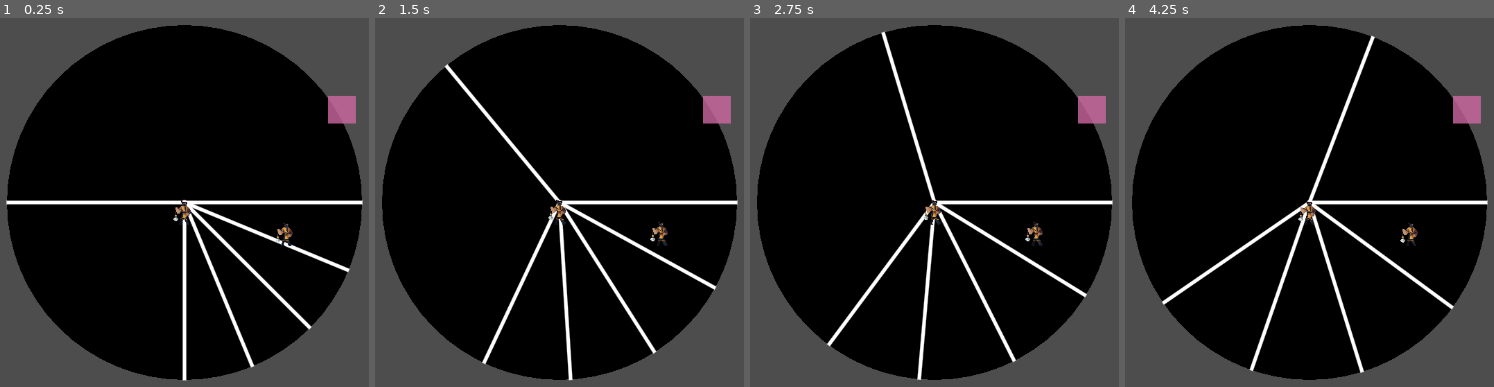
Above: before the commit, frames 1-4 (left to right).
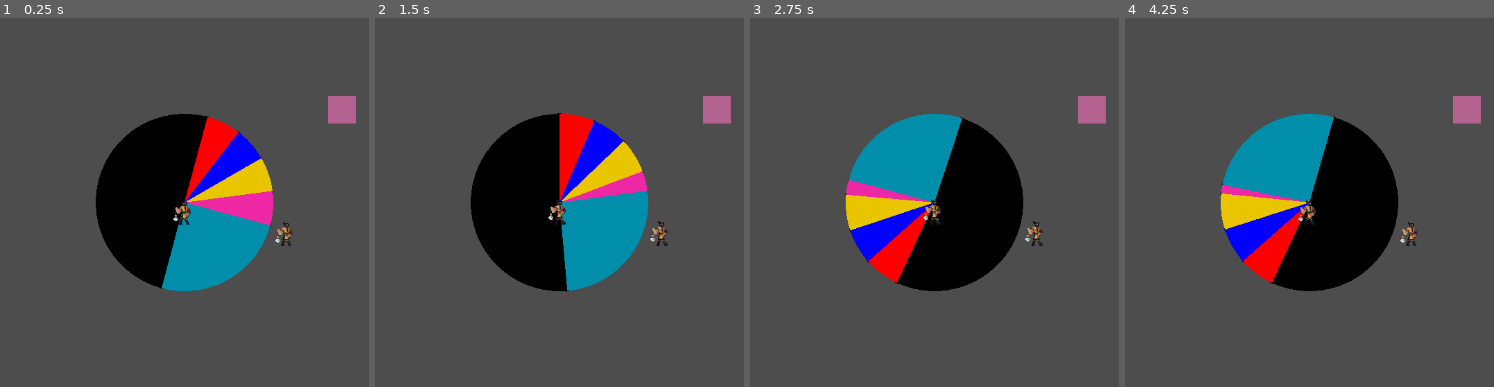
Above: after the commit, the same moments.

Repository: damon3169/WheelsWill
Game: Godot game, scene res://Scenes/MainScene.tscn
The game is run twice, just before and just after one commit, with the same random seed, the same clock (stepped at 60 frames per second) and the same inputs. This scene is started directly instead of the project's main scene.
Inputs:
- Up to frame 1 (0.25 s): no input
- Up to frame 2 (1.5 s): hold A (addTest) 0.53-1.28 s; tap A (addTest) at 1.35 s
- Up to frame 3 (2.75 s): hold A (addTest) from 2.03 s (still down)
- Up to frame 4 (4.25 s): tap Enter at 2.75 s; release A (addTest) at 2.78 s; tap A (addTest) at 2.85 s; hold A (addTest) from 3.53 s (still down)

The runs differ from the first frame. In frame 1, 63% of the frame differs, in the area x 1-99%, y 1-99%; in frame 2, 64%; in frame 3, 64%; in frame 4, 64%.
Error after the commit: Out of bounds get index '6' (on base: 'Array[Node]') (res://Scripts/wheel_of_fortuneCreate.gd:119)

Commit message:
Pushed turning wheel, dingue.

Diff:
--- /dev/null
+++ b/wheels-will/Scenes/rigid_body_2dWheel.gd
@@ -0,0 +1,12 @@
+extends RigidBody2D
+
+@export var valueTorque: float =10000000
+# Called when the node enters the scene tree for the first time.
+func _ready() -> void:
+	apply_torque(valueTorque)
+	pass # Replace with function body.
+
+
+# Called every frame. 'delta' is the elapsed time since the previous frame.
+func _process(delta: float) -> void:
+	pass
--- /dev/null
+++ b/wheels-will/Scenes/wheel_colision_horse.gd
@@ -0,0 +1,16 @@
+extends Area2D
+@export var id : int =0
+
+# Called when the node enters the scene tree for the first time.
+func _ready() -> void:
+	pass # Replace with function body.
+
+
+# Called every frame. 'delta' is the elapsed time since the previous frame.
+func _process(delta: float) -> void:
+	pass
+
+
+func _on_area_entered(area: Area2D) -> void:
+	get_parent().lastWinner = id
+	pass # Replace with function body.
--- a/wheels-will/Scenes/wheel_of_fortune.tscn
+++ b/wheels-will/Scenes/wheel_of_fortune.tscn
@@ -1,9 +1,61 @@
 [gd_scene format=3 uid="uid://c7iekha7c8pps"]
 
 [ext_resource type="Script" uid="uid://c7ujkrr4qocvb" path="res://Scripts/wheel_of_fortuneCreate.gd" id="1_sgfco"]
+[ext_resource type="Script" uid="uid://b07s0qb0yhxel" path="res://Scenes/wheel_colision_horse.gd" id="2_nr2l6"]
+
+[sub_resource type="SegmentShape2D" id="SegmentShape2D_nr2l6"]
+b = Vector2(0, 2)
 
 [node name="WheelOfFortune" type="Node2D" unique_id=957966518]
 script = ExtResource("1_sgfco")
 inner_radius = 1
-line_color = Color(1, 1, 1, 1)
-horseWeigh = Array[int]([0, 25, 25, 25, 25, 100, 200])
+horseWeigh = Array[float]([20.0, 80.0, 30.0, 25.0, 80.0, 30.0])
+horseColor = Array[Color]([Color(0, 0.8352941, 0, 1), Color(1, 0, 0, 1), Color(0, 0, 1, 1), Color(0.9118431, 0.7743093, 1.540184e-06, 1), Color(0.93171465, 0.15841353, 0.64683217, 1), Color(0, 0.5585161, 0.6640863, 1)])
+
+[node name="wheelColisionHorse" type="Area2D" parent="." unique_id=650631930 groups=["WheelColision"]]
+script = ExtResource("2_nr2l6")
+
+[node name="CollisionShape2D" type="CollisionShape2D" parent="wheelColisionHorse" unique_id=1914997780]
+shape = SubResource("SegmentShape2D_nr2l6")
+
+[node name="wheelColisionHorse2" type="Area2D" parent="." unique_id=388046064 groups=["WheelColision"]]
+script = ExtResource("2_nr2l6")
+id = 1
+
+[node name="CollisionShape2D" type="CollisionShape2D" parent="wheelColisionHorse2" unique_id=1188594766]
+shape = SubResource("SegmentShape2D_nr2l6")
+
+[node name="wheelColisionHorse3" type="Area2D" parent="." unique_id=1158881817 groups=["WheelColision"]]
+script = ExtResource("2_nr2l6")
+id = 2
+
+[node name="CollisionShape2D" type="CollisionShape2D" parent="wheelColisionHorse3" unique_id=1903136592]
+shape = SubResource("SegmentShape2D_nr2l6")
+
+[node name="wheelColisionHorse4" type="Area2D" parent="." unique_id=251388761 groups=["WheelColision"]]
+script = ExtResource("2_nr2l6")
+id = 3
+
+[node name="CollisionShape2D" type="CollisionShape2D" parent="wheelColisionHorse4" unique_id=522988385]
+shape = SubResource("SegmentShape2D_nr2l6")
+
+[node name="wheelColisionHorse5" type="Area2D" parent="." unique_id=2112093094 groups=["WheelColision"]]
+script = ExtResource("2_nr2l6")
+id = 4
+
+[node name="CollisionShape2D" type="CollisionShape2D" parent="wheelColisionHorse5" unique_id=470721410]
+shape = SubResource("SegmentShape2D_nr2l6")
+
+[node name="wheelColisionHorse6" type="Area2D" parent="." unique_id=1952473148 groups=["WheelColision"]]
+script = ExtResource("2_nr2l6")
+id = 5
+
+[node name="CollisionShape2D" type="CollisionShape2D" parent="wheelColisionHorse6" unique_id=651761206]
+shape = SubResource("SegmentShape2D_nr2l6")
+
+[connection signal="area_entered" from="wheelColisionHorse" to="wheelColisionHorse" method="_on_area_entered"]
+[connection signal="area_entered" from="wheelColisionHorse2" to="wheelColisionHorse2" method="_on_area_entered"]
+[connection signal="area_entered" from="wheelColisionHorse3" to="wheelColisionHorse3" method="_on_area_entered"]
+[connection signal="area_entered" from="wheelColisionHorse4" to="wheelColisionHorse4" method="_on_area_entered"]
+[connection signal="area_entered" from="wheelColisionHorse5" to="wheelColisionHorse5" method="_on_area_entered"]
+[connection signal="area_entered" from="wheelColisionHorse6" to="wheelColisionHorse6" method="_on_area_entered"]
--- a/wheels-will/Scripts/wheel_of_fortuneCreate.gd
+++ b/wheels-will/Scripts/wheel_of_fortuneCreate.gd
@@ -1,22 +1,31 @@
 extends Node2D
 
-@export var outer_raduis: int = 256
+@export var outer_raduis: int = 128
 @export var inner_radius: int = 64
 @export var bkg_color: Color
 @export var line_color: Color
 @export var line_width: int = 4
 @export var horseWeigh = Array([], TYPE_FLOAT, "", null)
-@export var horsePercentage = Array([], TYPE_FLOAT, "", null)
-@export var horseAngle = Array([], TYPE_FLOAT, "", null)
+@onready var horsePercentage = Array([], TYPE_FLOAT, "", null)
+@onready var horseAngle = Array([], TYPE_FLOAT, "", null)
+@export var horseColor = Array([], TYPE_COLOR, "", null)
+@export var horseCollisions :Array
 var x : float
-
-
+var time:float = 0
+@export var rotationSpeed:float=5
+@export var lastWinner:int =0
+@export var timer =2.0
+@export var lastWinnerselected = false
+@export var countRound = 0.0
+@export var nbRound = 0.0
+var choosingWinner:bool = true
+@export var pauseWinner = 1.0
+@export var pauseChoosingWinner = 2.0
 
 # Called when the node enters the scene tree for the first time.
 func _ready() -> void:
 	var total =0
 	var lastAngle = 0.0
-	var totalAngle = 0.0
 	for i in range(len(horseWeigh)):
 		total +=horseWeigh[i]
 	for i in range(len(horseWeigh)):
@@ -24,13 +33,12 @@
 	for i in range(len(horseWeigh)):
 		horseAngle.append(lastAngle+((360.0/100.0)* horsePercentage[i]))
 		lastAngle = horseAngle[i]
+	horseCollisions= get_tree().get_nodes_in_group("WheelColision")
 
 func AddValueHorseWeigh(horseNum:float,value:float) ->void:
 	horseWeigh[horseNum]= horseWeigh[horseNum]+ (horseWeigh[horseNum]/100)*value
-	print((horseWeigh[horseNum]/100)*value)
 	var total =0.0
 	var lastAngle = 0.0
-	var totalAngle = 0.0
 	for i in range(len(horseWeigh)):
 		total +=horseWeigh[i]
 	for i in range(len(horseWeigh)):
@@ -40,22 +48,50 @@
 		lastAngle = horseAngle[i]
 		queue_redraw()
 
-# Called every frame. 'delta' is the elapsed time since the previous frame.
-func _process(delta: float) -> void:
-	pass
+func _physics_process(delta: float) -> void:
+	if time<timer && choosingWinner:
+		rotation_degrees-=rotationSpeed
+		countRound +=rotationSpeed
+		if countRound >= 360.0:
+			countRound =0
+			nbRound+=1
+		time+=delta
+	elif time<timer && !choosingWinner:
+		time+=delta
+		pass
+	else :
+		if choosingWinner:
+			#faire avancer le cheval
+			choosingWinner = false
+			timer =pauseWinner
+			time = 0
+			print(lastWinner)
+		else:
+			choosingWinner=true
+			pauseChoosingWinner+=randf_range(-0.1,0.1)
+			timer =pauseChoosingWinner
+			time = 0
+
 
 func _input(event: InputEvent) -> void:
 	if event.is_action_pressed("addTest"):
-		AddValueHorseWeigh(6,-25)
+		AddValueHorseWeigh(4,-25)
 		print("t")
-
 func _draw() -> void:
 	draw_circle(Vector2.ZERO,outer_raduis, bkg_color)
 	draw_arc(Vector2.ZERO,inner_radius,0,TAU,128, line_color, line_width,true)
 	if len(horseWeigh) >=3:
+		var point = Vector2.from_angle(0)
+		draw_line(
+			point*inner_radius,
+			point*outer_raduis,
+			line_color,
+			line_width,
+			true
+		)
 		for i in range(len(horseWeigh)-1):
 
-			var point = Vector2.from_angle(deg_to_rad(horseAngle[i]))
+			point = Vector2.from_angle(deg_to_rad(horseAngle[i]))
 			draw_line(
 				point*inner_radius,
 				point*outer_raduis,
@@ -63,3 +99,26 @@
 				line_width,
 				true
 			)
+		var angleDegreeStart=0
+		var angleDegreeEnd=0
+		for i in range(len(horseWeigh)):
+			if i==0:
+				angleDegreeStart =0
+			else:
+				angleDegreeStart = deg_to_rad(-horseAngle[i-1])
+			var start_rads = angleDegreeStart
+			angleDegreeEnd =deg_to_rad(-horseAngle[i])
+			var ends_rads =angleDegreeEnd
+			var points_per_arc =32
+			var points_inner = PackedVector2Array()
+			var points_outer = PackedVector2Array()
+			for j in range(points_per_arc+1):
+				var angle = start_rads + j * (ends_rads-start_rads)/points_per_arc
+				points_inner.append(inner_radius*Vector2.from_angle(TAU-angle))
+				points_outer.append(outer_raduis*Vector2.from_angle(TAU-angle))
+			horseCollisions[i].position = points_outer[0]
+			points_outer.reverse()
+			draw_polygon(
+				points_inner+points_outer,
+				PackedColorArray([horseColor[i]])
+			)
Binary file added: wheels-will/Assets/modeles-cercle-mesure-isoles-fond-blanc-degres-cercle-echelle-360-lignes-vecteur-metre-rond_145391-1018-4186024133.jpg
Not shown, added: wheels-will/Assets/modeles-cercle-mesure-isoles-fond-blanc-degres-cercle-echelle-360-lignes-vecteur-metre-rond_145391-1018-4186024133.jpg.import
Not shown, added: wheels-will/Scenes/rigid_body_2dWheel.gd.uid
Not shown, added: wheels-will/Scenes/wheel_colision_horse.gd.uid
